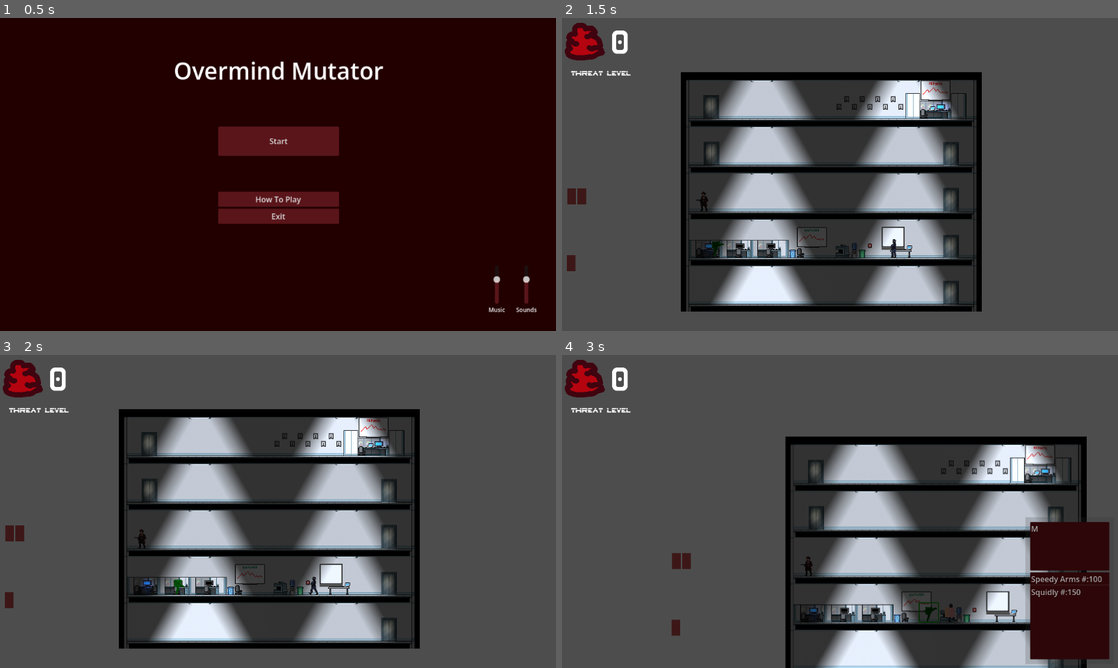
Above: before the commit, frames 1-4 (two rows, left to right).
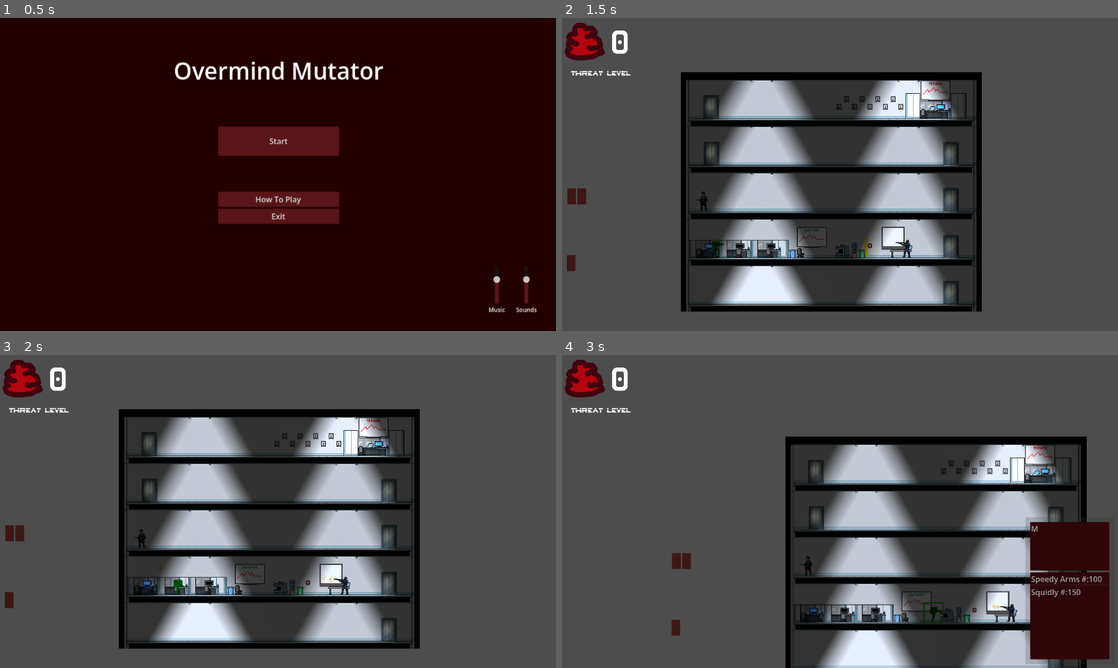
Above: after the commit, the same moments.

Repository: Lambosaurus/wildjam-mutation
Game: Godot game, scene res://ui/start_screen.tscn
Same seed, same stepped clock (60 frames per second), same inputs: the game is played once before the commit and once after it.
Inputs (mouse positions are in pixels of both pictures, inside the frame that each line leads up to):
- Up to frame 1 (0.5 s): no input
- Up to frame 2 (1.5 s): click "Start" at 0.5 s; tap Enter at 1.25 s; drag from (584, 196) to (951, 293) at 1.27 s
- Up to frame 3 (2 s): no input
- Up to frame 4 (3 s): drag from (739, 583) to (951, 630) at 2.02 s; move the mouse to (573, 533) at 2.77 s; hold A (left) from 2.78 s (still down); tap W (up) at 2.85 s; click (573, 533) at 2.92 s

Frame 1 is identical in both runs. In frame 2, 0.1% of the frame differs, in the area x 24-63%, y 56-77%; in frame 3, 0.1%; in frame 4, 0.2%, in the area x 43-82%, y 64-86%.

Commit message:
Bugfixes for human detections

Diff:
--- a/creatures/detector/target_selector.gd
+++ b/creatures/detector/target_selector.gd
@@ -24,7 +24,7 @@
 	var best_node = null
 	var best_dist_sq = 1e9
 	for node:Node2D in get_overlapping_bodies():
-		var dist_sq = position.distance_squared_to(node.position)
+		var dist_sq = global_position.distance_squared_to(node.global_position)
 		if dist_sq < best_dist_sq and can_see(node):
 			best_dist_sq = dist_sq
 			best_node = node
@@ -36,5 +36,5 @@
 	var ray = $Raycast
 	ray.target_position = target.global_position - ray.global_position
 	ray.force_raycast_update()
-	var hit = ray.get_collider() == target
-	return hit
+	var collider = ray.get_collider()
+	return collider == target
--- a/creatures/human/human.gd
+++ b/creatures/human/human.gd
@@ -6,6 +6,8 @@
 @export var human_type: HumanType;
 const BULLET = preload('res://entities/bullet/bullet.tscn')
 const GIBLET = preload('res://entities/giblet/giblet.tscn')
+
+const POLL_DURATION = 0.05
 
 const ANIMATIONS: Dictionary = {
 	Action.idle: "idle",
@@ -18,6 +20,7 @@
 var action = Action.idle;
 var action_timeout = 0
 var direction = Direction.right
+var poll_timeout = POLL_DURATION
 
 func _ready() -> void:
 	$TargetSelector.range = max(human_type.shoot_range, human_type.flee_range, human_type.melee_range, human_type.chase_range)
@@ -30,7 +33,7 @@
 func vector_to_direction(x: float) -> Direction:
 	return Direction.right if x > 0 else Direction.left
 
-func pick_next_action() -> void:
+func pick_next_action(is_idle: bool = false) -> void:
 	var target = $TargetSelector.scan()
 	if target:
 		var target_position = target.global_position
@@ -53,9 +56,13 @@
 		if distance <= human_type.chase_range:
 			return 	start_action(
 				Action.run,
-				0.1,
+				POLL_DURATION,
 				vector_to_direction(target_position.x - global_position.x)
 			)
+
+	# If already idle, dont disrupt the existing idle action
+	if is_idle:
+		return
 
 	# Idle behavior
 	return start_action(
@@ -76,6 +83,7 @@
 	action = act
 	action_timeout = time
 	direction = dir
+	poll_timeout = POLL_DURATION
 	var spritesheet = $Spritesheet
 	spritesheet.flip_h = dir == Direction.left
 	spritesheet.play(ANIMATIONS[act])
@@ -99,8 +107,13 @@
 
 func _process(delta: float) -> void:
 	action_timeout -= delta
-	if (action_timeout < 0):
+	poll_timeout -= delta
+	if action_timeout < 0:
 		pick_next_action()
+	elif poll_timeout < 0:
+		if action in [Action.idle, Action.walk]:
+			pick_next_action(true)
+		poll_timeout = POLL_DURATION
 
 func _physics_process(delta: float) -> void:
 	# Add the gravity.
--- a/creatures/human/human.tscn
+++ b/creatures/human/human.tscn
@@ -7,14 +7,12 @@
 [ext_resource type="PackedScene" uid="uid://cqq8iiqfveykq" path="res://creatures/detector/target_selector.tscn" id="4_iru6h"]
 
 [sub_resource type="CapsuleShape2D" id="CapsuleShape2D_ebbsm"]
-radius = 20.0
-height = 80.0
+height = 40.0
 
 [sub_resource type="RectangleShape2D" id="RectangleShape2D_gnv0q"]
-size = Vector2(40, 80)
+size = Vector2(20, 40)
 
 [node name="Human" type="CharacterBody2D" unique_id=1906732542]
-scale = Vector2(0.5, 0.5)
 collision_layer = 2
 platform_floor_layers = 1
 platform_wall_layers = 1
@@ -26,8 +24,8 @@
 
 [node name="Spritesheet" type="AnimatedSprite2D" parent="." unique_id=2112778691]
 use_parent_material = true
-position = Vector2(4.999998, -31.99999)
-scale = Vector2(1.171875, 1.1250001)
+position = Vector2(1.9999998, -16.5)
+scale = Vector2(0.5625, 0.5546875)
 sprite_frames = ExtResource("3_lk4ts")
 animation = &"idle"
 
@@ -40,8 +38,7 @@
 [node name="CollisionShape2D" type="CollisionShape2D" parent="SelectionArea" unique_id=1445429957]
 shape = SubResource("RectangleShape2D_gnv0q")
 
-[node name="TargetSelector" parent="." unique_id=1582399921 instance=ExtResource("4_iru6h")]
-range = 500.0
+[node name="TargetSelector" parent="." unique_id=1093162238 instance=ExtResource("4_iru6h")]
 target_bit = 3
 
 [node name="Sprite2D" type="Sprite2D" parent="." unique_id=1666293401]
--- a/creatures/mutant/mutant.tscn
+++ b/creatures/mutant/mutant.tscn
@@ -88,6 +88,7 @@
 shape = SubResource("CapsuleShape2D_lb6h7")
 
 [node name="SwarmDetector" type="Area2D" parent="." unique_id=1274852789]
+visible = false
 collision_layer = 0
 collision_mask = 4
 monitorable = false
@@ -97,6 +98,7 @@
 shape = SubResource("CircleShape2D_ybval")
 
 [node name="TargetSelector" parent="." unique_id=1582399921 instance=ExtResource("5_y6s6a")]
+visible = false
 
 [node name="Vision" type="PointLight2D" parent="." unique_id=1379736234]
 enabled = false
@@ -106,6 +108,7 @@
 texture = ExtResource("6_y6s6a")
 
 [node name="ItemSelector" parent="." unique_id=1093162238 instance=ExtResource("5_y6s6a")]
+visible = false
 target_bit = 4
 
 [node name="DetectionSounds" type="AudioStreamPlayer2D" parent="." unique_id=762892718]
--- a/main/main.tscn
+++ b/main/main.tscn
@@ -87,6 +87,10 @@
 position = Vector2(288, 370)
 human_type = ExtResource("9_5xyti")
 
+[node name="Human" parent="Humans" unique_id=1468003654 instance=ExtResource("2_pjrb6")]
+position = Vector2(749, 470)
+human_type = ExtResource("16_n3o0a")
+
 [node name="MainCamera" type="Camera2D" parent="." unique_id=35768897]
 position = Vector2(575, 326)
 
@@ -221,7 +225,3 @@
 range_item_cull_mask = 33
 shadow_color = Color(0, 0, 0, 0.49019608)
 shadow_item_cull_mask = 0
-
-[node name="Human" parent="." unique_id=1468003654 instance=ExtResource("2_pjrb6")]
-position = Vector2(749, 470)
-human_type = ExtResource("16_n3o0a")
